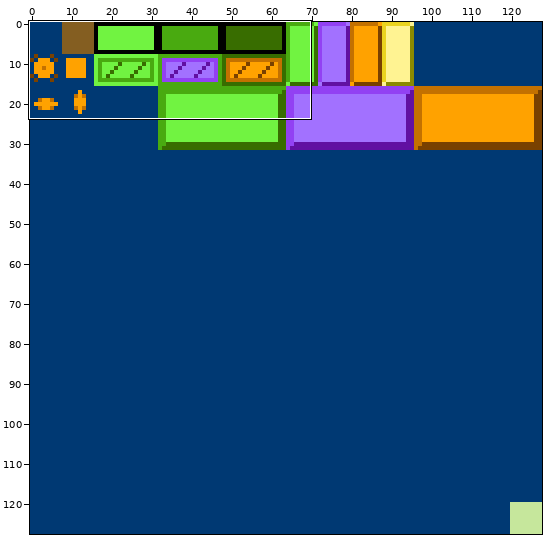
Pixel-art file, stored at tiles.aseprite. The picture above shows the old version from afar; the outline marks the close-up.
Close-up. First the earlier version:
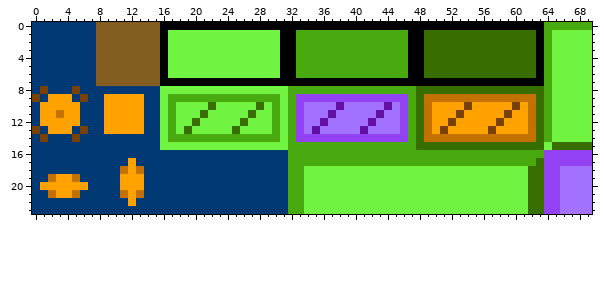
128x128 pixels, 1 frame. Shown: x 0..69, y 0..23.
The result:
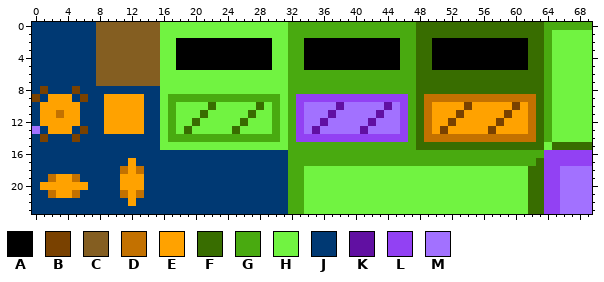
Palette (. is transparent): A #000000  B #794100  C #845e21  D #c37100  E #ffa200  F #386d00  G #49aa10  H #71f341  J #003973  K #6110a2  L #9241f3  M #a271ff
The edit:
Layer "Background":
Colour A replaces colour F in rows 2 to 5 at x 50 to 61.
Colour A replaces colour G in rows 2 to 5 at x 34 to 45.
Colour A replaces colour H in rows 2 to 5 at x 18 to 29.
Colour F replaces colour A in row 0 at x 48 to 63; in rows 1 to 6 at x 48 and 63; in row 7 at x 48 to 63.
Colour G replaces colour A in row 0 at x 32 to 47; in rows 1 to 6 at x 32 and 47; in row 7 at x 32 to 47.
Colour H replaces colour A in row 0 at x 16 to 31; in rows 1 to 6 at x 16 and 31; in row 7 at x 16 to 31.
Colour M replaces colour B in row 13 at x 0.
Pixel boxes of the changes (left, top, right, bottom) in both close-ups:
changed: (160, 22, 544, 86)
changed: (32, 126, 40, 134)
